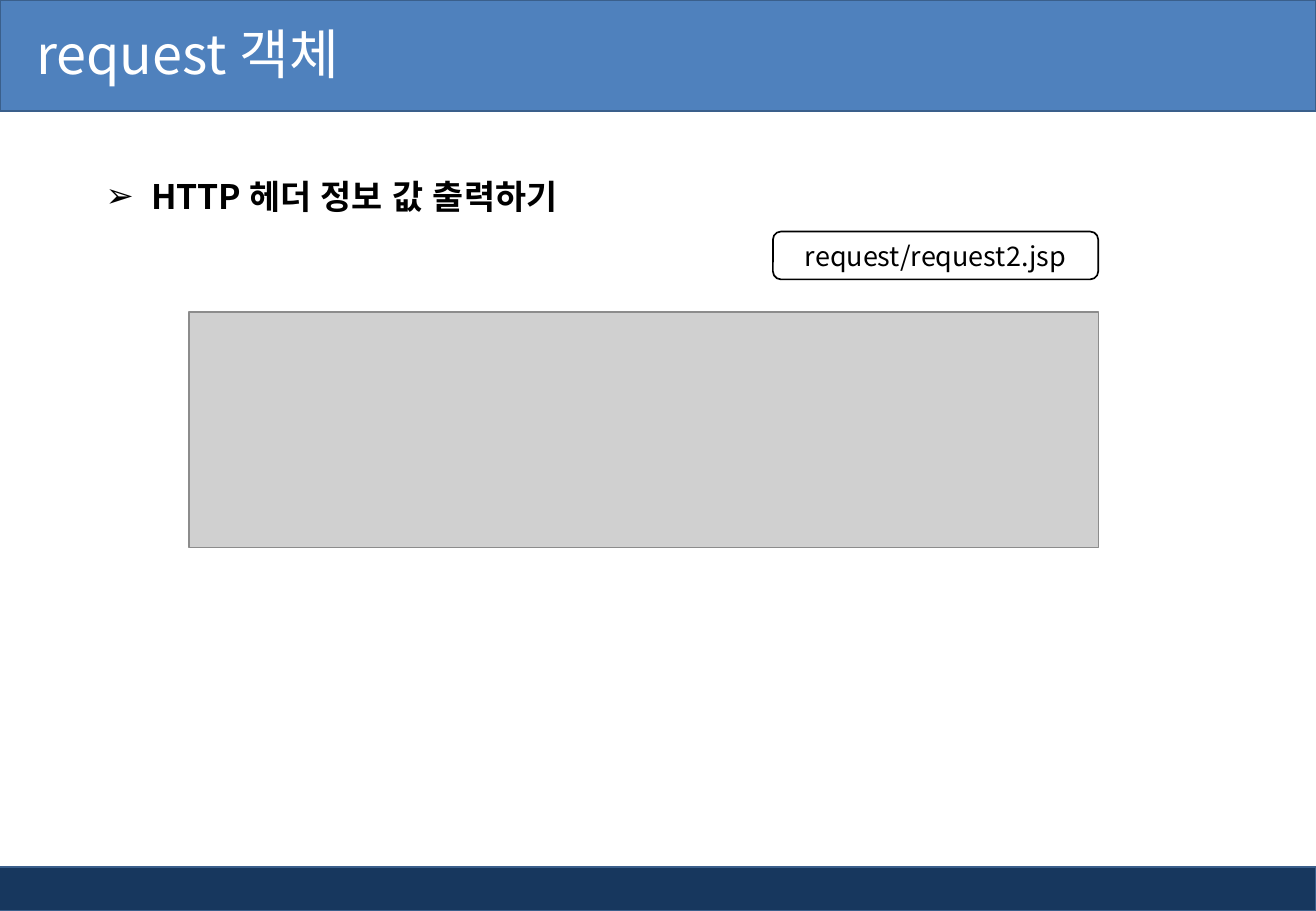
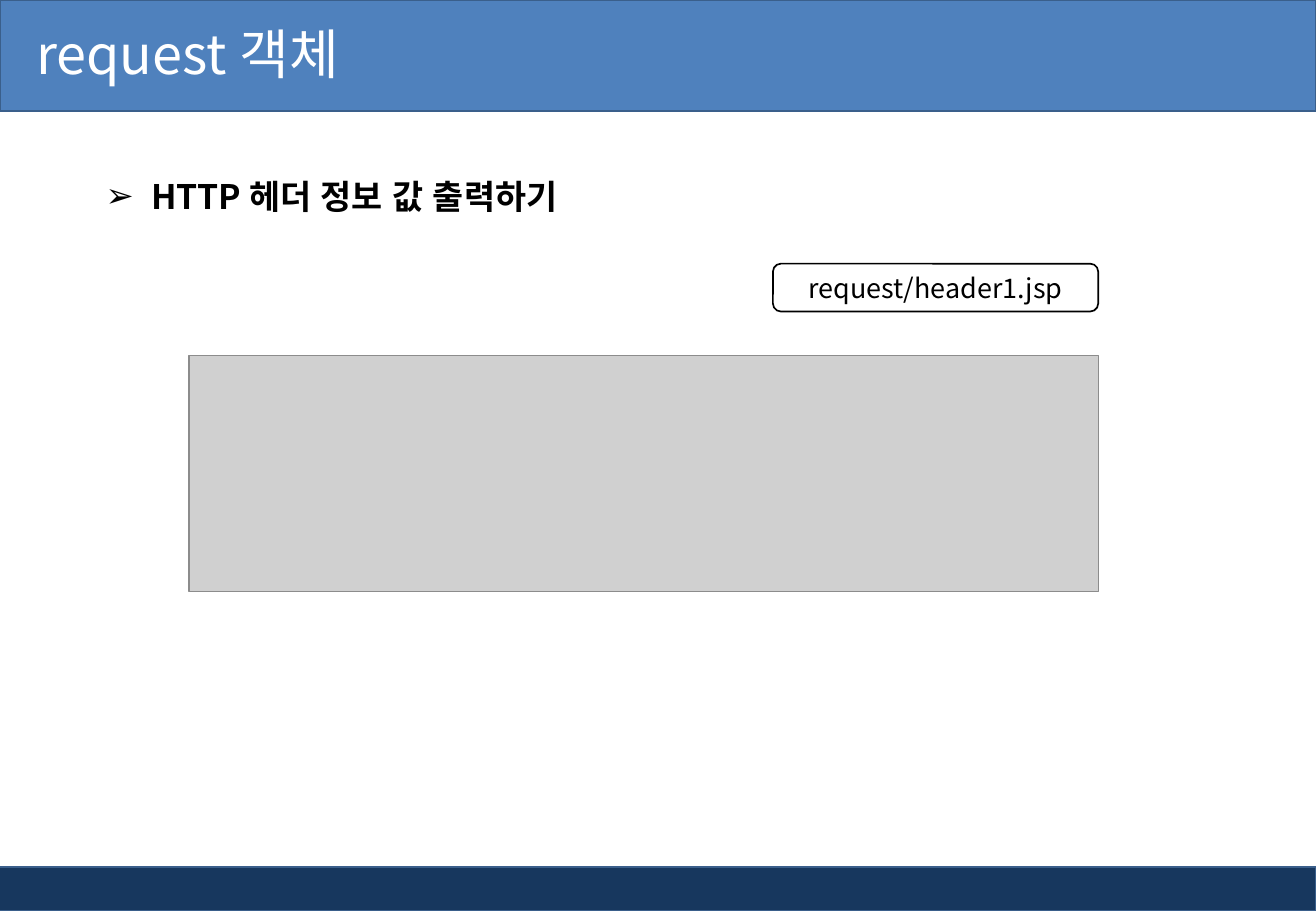
Before and after one commit to pshho/ngreen_project, a slide deck: slide 7 of jspWorks/자료/jsp_ppt/3장. jsp 내장 객체 및 폼.pptx (slide 6 before the commit). Drawn at 1316x911 pixels with LibreOffice and Linux fonts; fonts in the diff are those of the drawing; grey boxes stand for pictures; background and template pictures are left out. Boxes give left, top, right and bottom in pixels: in the first picture for what was removed or moved away, otherwise in the second. Text is boxed around its words. In the diff, an @@ line names an element or a change of style, - is before the commit and + after.

```diff
--- a/jspWorks/자료/jsp_ppt/3장. jsp 내장 객체 및 폼.pptx
+++ b/jspWorks/자료/jsp_ppt/3장. jsp 내장 객체 및 폼.pptx
@@ rounded rectangle "request/header1.jsp": place and size @@
-rounded rectangle "request/header1.jsp" at box(773, 232, 1098, 279)
+rounded rectangle "request/header1.jsp" at box(773, 264, 1098, 311)
@@ text in rounded rectangle at box(809, 276, 1063, 305): text changed @@
-request/request2.jsp
+request/header1.jsp
@@ picture: place and size @@
-picture at box(190, 312, 1098, 548)
+picture at box(190, 356, 1098, 592)
```
Also in this commit, not shown: 9 other slides changed, 1 slide added, 24 other files.
